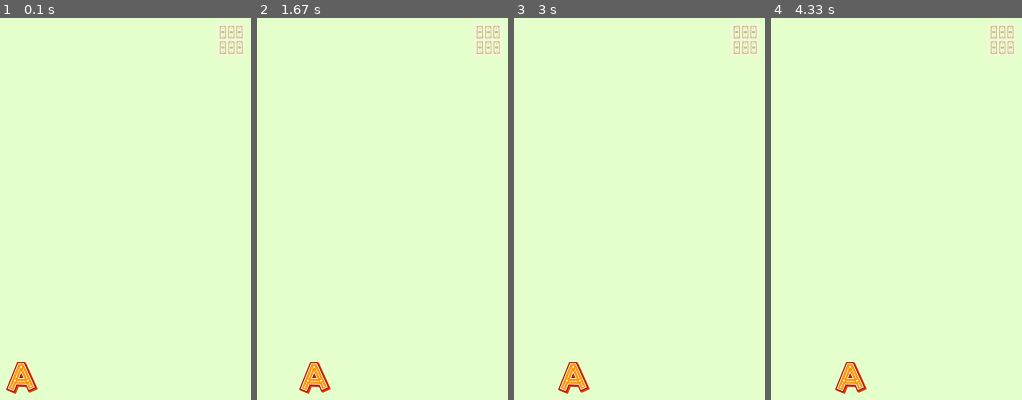
Above: before the commit, frames 1-4 (left to right).
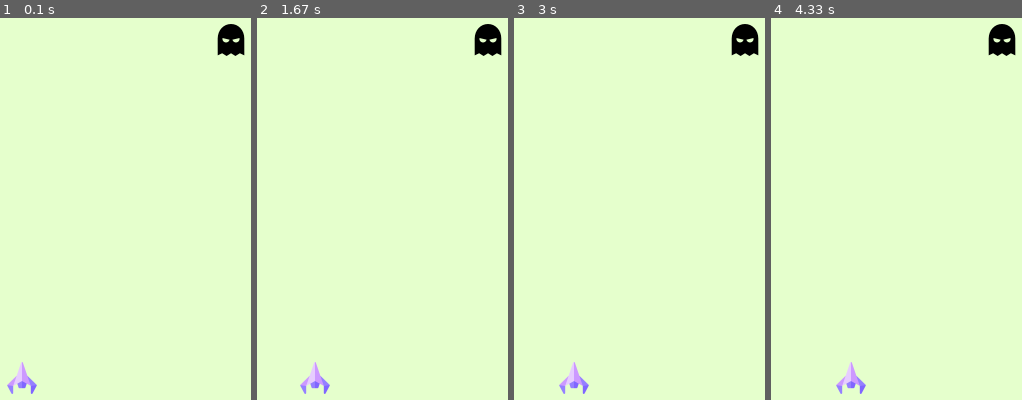
Above: after the commit, the same moments.

Repository: Arsham1024/CS4200-AI
Game: pygame game, started from Practice/Pygame/main.py
Same seed, same stepped clock (60 frames per second), same inputs: the game is played once before the commit and once after it.
Inputs:
- Up to frame 1 (0.1 s): no input
- Up to frame 2 (1.67 s): hold Right 0.33-0.8 s; hold Right 0.83-1.3 s; hold Left from 1.33 s (still down)
- Up to frame 3 (3 s): release Left at 1.87 s; hold Left 1.9-2.3 s; hold Right 2.33-2.97 s
- Up to frame 4 (4.33 s): hold Left 3-3.47 s; hold Right 3.5-3.97 s; hold Right from 4 s (still down)

The runs differ from the first frame. In frame 1, 1.5% of the frame differs, in the area x 2-98%, y 1-99%; in frame 2, 1.5%; in frame 3, 1.5%; in frame 4, 1.5%.

Commit message:
updated icons

Diff:
--- a/Practice/Pygame/main.py
+++ b/Practice/Pygame/main.py
@@ -14,18 +14,18 @@
 
 # Title and Icon customization
 pygame.display.set_caption("Arsham")
-icon = pygame.image.load('face-recognition.png')
+icon = pygame.image.load('alien.png')
 pygame.display.set_icon(icon)
 
 # Player vars
-player_img = pygame.image.load('letter-a.png')
+player_img = pygame.image.load('spaceship.png')
 # X and Y axis to position : Y in upside down
 playerX = 370
 playerY = 480
 playerX_change = 0
 
 # enemy vars
-enemy_img = pygame.image.load('banknote.png')
+enemy_img = pygame.image.load('ghost.png')
 # X and Y axis to position : Y in upside down
 enemyX = random.randint(50,750)
 enemyY = random.randint(50,150)
Binary file added: Practice/Pygame/alien.png
Binary file removed: Practice/Pygame/banknote.png
Binary file added: Practice/Pygame/ghost.png
Binary file removed: Practice/Pygame/letter-a.png
Binary file added: Practice/Pygame/spaceship.png
